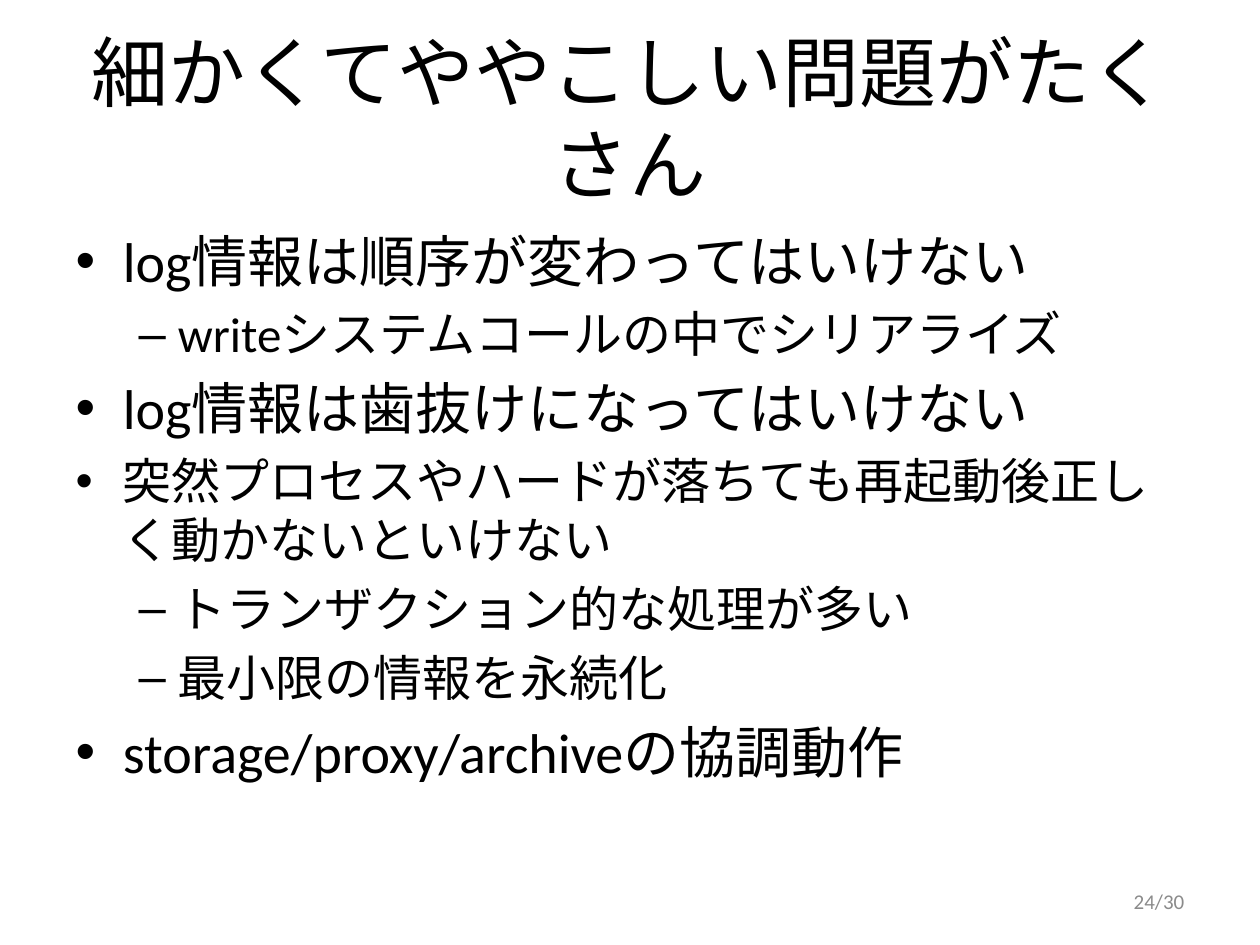
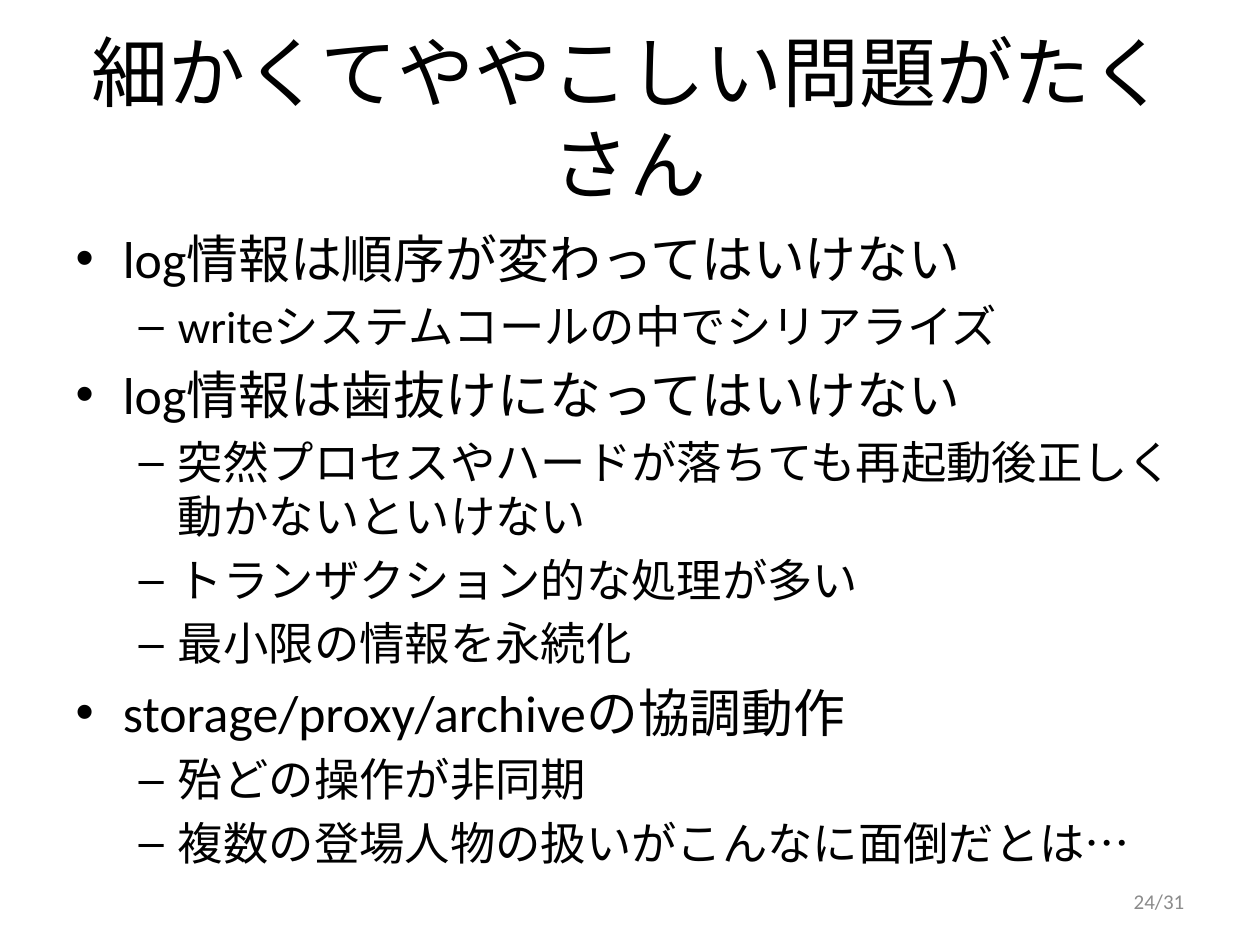
Before and after one commit to walb-linux/walb-tools, a slide deck: slide 24 of doc/walb-is-hard.pptx. Drawn at 1260x945 pixels with LibreOffice and Linux fonts; fonts in the diff are those of the drawing. Boxes give left, top, right and bottom in pixels: in the first picture for what was removed or moved away, otherwise in the second. Text is boxed around its words. In the diff, an @@ line names an element or a change of style, - is before the commit and + after.

```diff
--- a/doc/walb-is-hard.pptx
+++ b/doc/walb-is-hard.pptx
@@ text at [123,235,1173,741]: size 32 to 29.6 pt in "log情報は順序が変わってはいけない", "log情報は歯抜けになってはいけない", "storage/proxy/archiveの協調動作"; size 28 to 25.9 pt in "writeシステムコールの中でシリアライズ", "突然プロセスやハードが落ちても再起動後正しく動かないといけない", "トランザクション的な処理が多い", "最小限の情報を永続化"; bullet • to – @@
@@ text at [178,758,1130,864]: paragraphs added @@
+  – 殆どの操作が非同期
+  – 複数の登場人物の扱いがこんなに面倒だとは…
@@ page number at [1134,894,1185,910]: text changed @@
-24/30
+24/31
```
Also in this commit, not shown: 10 other slides changed, 1 slide added.
